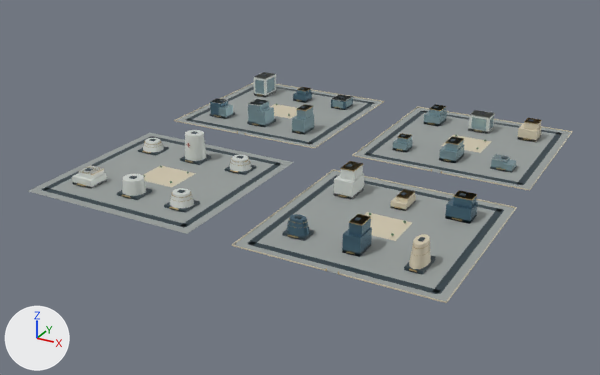
The glTF model web/public/assets/3d/ampliworld/GC-CITY-2030/GC-TILE-08-16.glb as it was, and as the next commit left it.
One viewpoint serves both versions: a 50 mm camera at (-1334.0, -2303.0, 583.0) aimed at (-2024.0, -1049.0, -45.0). Every picture has the same lights, and +X, +Y and +Z are marked at lower left. The first picture is the older version. Where no turn or scale is listed for an object, it has been applied to the vertices. Vertices at exactly the same position are counted once.

In view in the first picture: 'GC-TILE-08-16-blue', 'GC-TILE-08-16-dark', 'GC-TILE-08-16-glass', 'GC-TILE-08-16-gold', 'GC-TILE-08-16-ivory', 'GC-TILE-08-16-paving', 'GC-TILE-08-16-white' and 1 more.
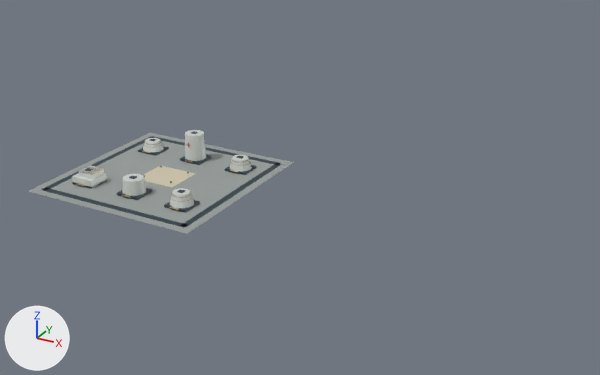
Patch to the scene script:
```diff
--- a/web/public/assets/3d/ampliworld/GC-CITY-2030/GC-TILE-08-16.glb.py
+++ b/web/public/assets/3d/ampliworld/GC-CITY-2030/GC-TILE-08-16.glb.py
@@ me_mesh_0 @@
 # used by ob_gc_tile_08_16_paving; location = (0.0, 0.0, 0.0)
-me_mesh_0.from_pydata(...)  # 32 vertices, 48 faces; spans x -2379.0..-1621.0, y -1379.0..-621.0, z 0.0
+me_mesh_0.from_pydata(...)  # 8 vertices, 12 faces; spans x -2379.0..-2041.0, y -1379.0..-1041.0, z 0.0
+# me_mesh_0 part 1: the loose piece of 8 vertices spanning x -2379.0..-2041.0, y -959.0..-621.0, z 0.0 is deleted
+# me_mesh_0 part 2: the loose piece of 8 vertices spanning x -1959.0..-1621.0, y -959.0..-621.0, z 0.0 is deleted
+# me_mesh_0 part 3: the loose piece of 8 vertices spanning x -1959.0..-1621.0, y -1379.0..-1041.0, z 0.0 is deleted
 me_mesh_0.materials.append(mat_paving)
@@ me_mesh_1 @@
 # used by ob_gc_tile_08_16_dark; location = (0.0, 0.0, 0.0)
-me_mesh_1.from_pydata(...)  # 512 vertices, 768 faces; spans x -2364.0..-1636.0, y -1364.0..-636.0, z 0.0..54.0
+me_mesh_1.from_pydata(...)  # 128 vertices, 192 faces; spans x -2364.0..-2056.0, y -1364.0..-1056.0, z 0.0..54.0
+# me_mesh_1 part 4: 48 loose pieces with 384 vertices, spanning x -2364.0..-1636.0, y -1364.0..-636.0, z 0.0..51.0, are deleted
 me_mesh_1.materials.append(mat_dark)
@@ me_mesh_2 @@
 # used by ob_gc_tile_08_16_ivory; location = (0.0, 0.0, 0.0)
-me_mesh_2.from_pydata(...)  # 206 vertices, 316 faces; spans x -2380.0..-1620.0, y -1380.0..-620.0, z 0.0..41.0
+me_mesh_2.from_pydata(...)  # 8 vertices, 12 faces; spans x -2250.0..-2170.0, y -1246.0..-1174.0, z 0.0
+# me_mesh_2 part 5: 23 loose pieces with 198 vertices, spanning x -2380.0..-1620.0, y -1380.0..-620.0, z 0.0..41.0, are deleted
 me_mesh_2.materials.append(mat_ivory)
@@ me_mesh_5 @@
 # used by ob_gc_tile_08_16_gold; location = (0.0, 0.0, 0.0)
-me_mesh_5.from_pydata(...)  # 790 vertices, 1332 faces; spans x -2329.0..-1671.0, y -1380.0..-678.0, z 0.0..50.0
+me_mesh_5.from_pydata(...)  # 386 vertices, 684 faces; spans x -2329.0..-2091.0, y -1322.0..-1099.0, z 4.0..46.0
+# me_mesh_5 part 7: 40 loose pieces with 404 vertices, spanning x -2319.0..-1671.0, y -1380.0..-678.0, z 0.0..50.0, are deleted
 me_mesh_5.materials.append(mat_gold)
@@ me_mesh_6 @@
 # used by ob_gc_tile_08_16_white; location = (0.0, 0.0, 0.0)
-me_mesh_6.from_pydata(...)  # 206 vertices, 344 faces; spans x -2332.0..-1683.0, y -1318.0..-674.0, z 0.0..53.0
+me_mesh_6.from_pydata(...)  # 126 vertices, 224 faces; spans x -2332.0..-2090.0, y -1318.0..-1098.0, z 0.0..53.0
+# me_mesh_6 part 6: 10 loose pieces with 80 vertices, spanning x -2331.0..-1683.0, y -1142.0..-674.0, z 0.0..50.0, are deleted
 me_mesh_6.materials.append(mat_white)
@@ ob_gc_tile_08_16_glass @@
-ob_gc_tile_08_16_glass = bpy.data.objects.new('GC-TILE-08-16-glass', me_mesh_7)
-ob_gc_tile_08_16_glass.location = (0.0, 0.0, 0.0)
@@ ob_gc_tile_08_16_blue @@
-ob_gc_tile_08_16_blue = bpy.data.objects.new('GC-TILE-08-16-blue', me_mesh_8)
-ob_gc_tile_08_16_blue.location = (0.0, 0.0, 0.0)
```

Where the change shows, as pixel boxes (x1, y1, x2, y2) in the pictures (600 x 375 px):
'GC-TILE-08-16-paving', reshaped (51% narrower, 53% shorter)
    before: (28, 83, 571, 301)
    after: (28, 133, 294, 234)
'GC-TILE-08-16-dark', reshaped (54% narrower, 56% shorter)
    before: (42, 74, 563, 294)
    after: (42, 131, 281, 228)
'GC-TILE-08-16-ivory', reshaped
    before: (144, 82, 573, 303)
    after: (144, 166, 196, 187)
'GC-TILE-08-16-white', reshaped (59% narrower, 42% shorter)
    before: (72, 72, 509, 208)
    after: (72, 130, 252, 208)
'GC-TILE-08-16-glass', deleted
    before: (219, 77, 516, 172)
'GC-TILE-08-16-blue', deleted
    before: (210, 88, 478, 257)
'GC-TILE-08-16-gold', reshaped
    before: (77, 87, 541, 274)
    after: (77, 142, 250, 210)
part 1 of me_mesh_0, deleted
    before: (176, 83, 382, 147)
part 2 of me_mesh_0, deleted
    before: (355, 107, 571, 189)
part 3 of me_mesh_0, deleted
    before: (234, 171, 515, 301)
part 4 of me_mesh_1, deleted
    before: (185, 74, 563, 294)
part 5 of me_mesh_2, deleted
    before: (174, 82, 573, 303)
part 6 of me_mesh_6, deleted
    before: (212, 72, 509, 199)
part 7 of me_mesh_5, deleted
    before: (214, 87, 541, 274)
